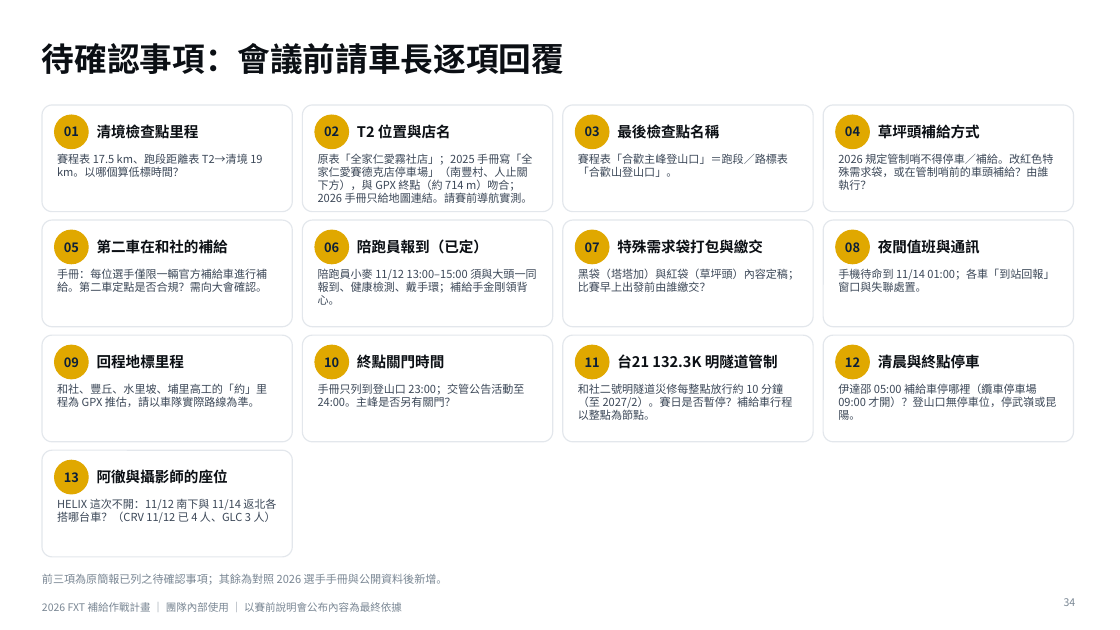
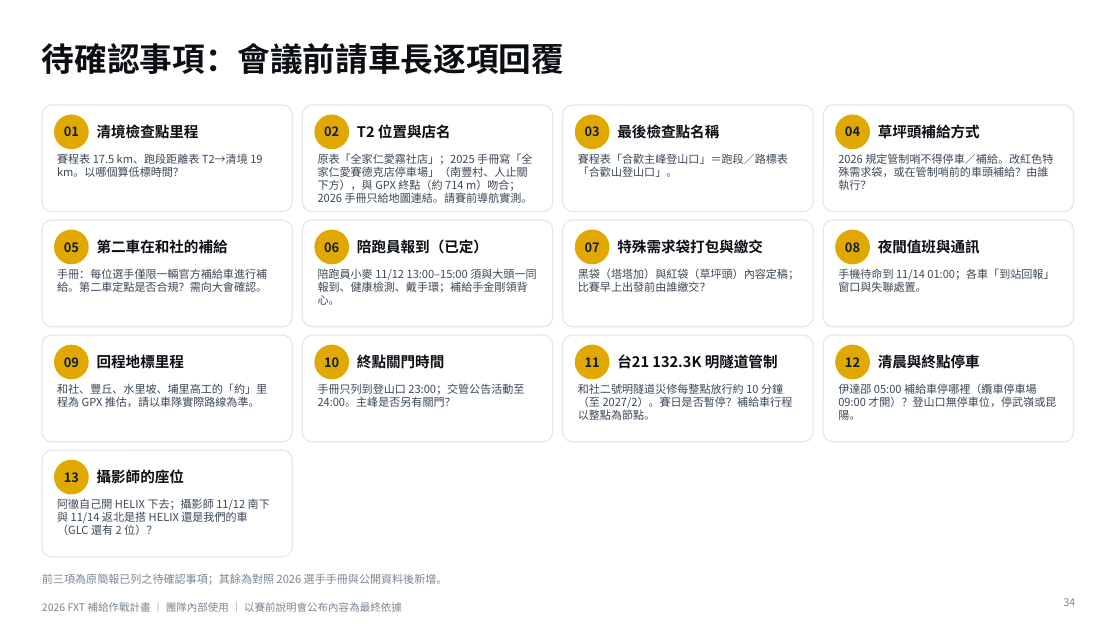
Before and after one commit to powermovebboy-sys/Race-site, a slide deck: slide 34 of deck/2026_FXT_補給作戰計畫.pptx. Drawn at 1120x630 pixels with LibreOffice and Linux fonts; fonts in the diff are those of the drawing. Boxes give left, top, right and bottom in pixels: in the first picture for what was removed or moved away, otherwise in the second. Text is boxed around its words. In the diff, an @@ line names an element or a change of style, - is before the commit and + after.

```diff
--- a/deck/2026_FXT_補給作戰計畫.pptx
+++ b/deck/2026_FXT_補給作戰計畫.pptx
@@ text at (97, 469, 184, 483): text changed @@
-阿徹與攝影師的座位
+攝影師的座位
@@ text at (57, 498, 270, 535): text changed @@
-HELIX 這次不開：11/12 南下與 11/14 返北各搭哪台車？（CRV 11/12 已 4 人、GLC 3 人）
+阿徹自己開 HELIX 下去；攝影師 11/12 南下與 11/14 返北是搭 HELIX 還是我們的車（GLC 還有 2 位）？
```
Also in this commit, not shown: 1 other slide changed, 3 other files.
